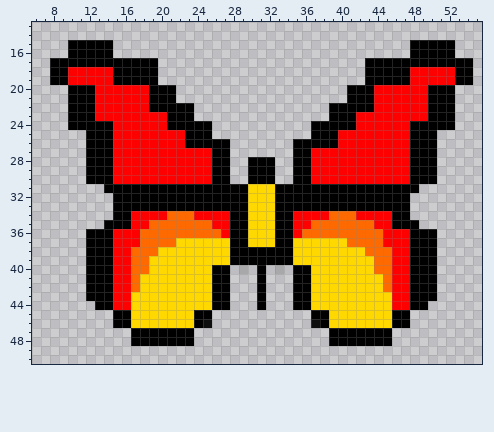
Two versions of one pixel-art sprite, src/assets/sprites/resource/resource_butterfly.png. Above, as it was before the edit.
The file is 64x64 pixels. Pixels under 10% opacity are left out. Shown: x 6..55, y 13..50.
After:
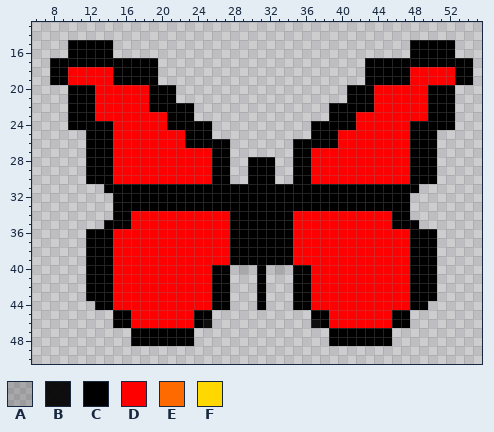
Palette (. is transparent): A #0000002e  B #000000ed  C #000000  D #ff0000  E #ff6a00  F #ffd800
What changed:
The author changed colour F to colour C in rows 31 to 37 at x 30 to 32.
The author changed colour E to colour D in row 34 at x 21 to 23 and 39 to 41; in row 35 at x 19 to 25 and 37 to 43; in row 36 at x 18 to 26 and 36 to 44; in row 37 at x 18 to 21 and 41 to 44; in row 38 at x 17 to 19 and 43 to 45; in rows 39 to 40 at x 17 to 18 and 44 to 45.
The author changed colour E to colour D in rows 41 to 42 at x 17 and 45.
The author changed colour F to colour D in row 37 at x 22 to 27 and 35 to 40; in row 38 at x 20 to 27 and 35 to 42; in row 39 at x 19 to 27 and 35 to 43; in row 40 at x 19 to 25 and 37 to 43; in rows 41 to 42 at x 18 to 25 and 37 to 44; in rows 43 to 44 at x 17 to 25 and 37 to 45.
The author changed colour F to colour D in rows 45 to 46 at x 17 to 23 and 39 to 45.
